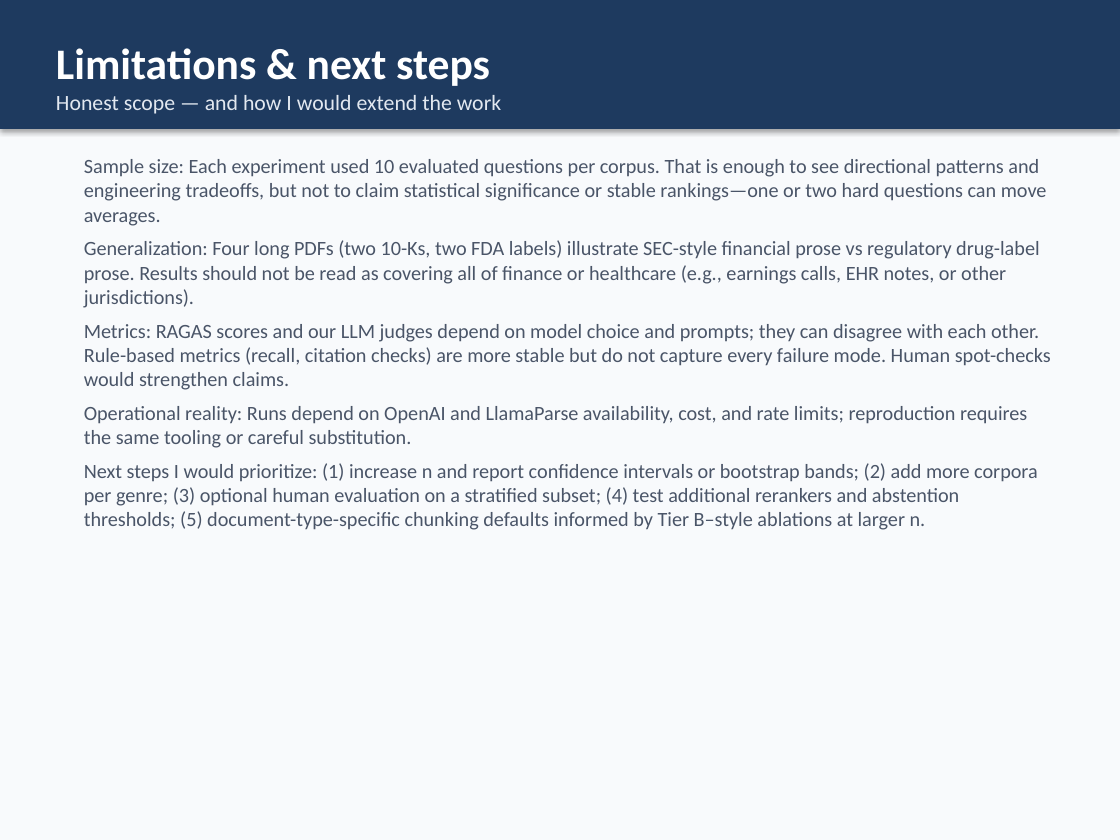
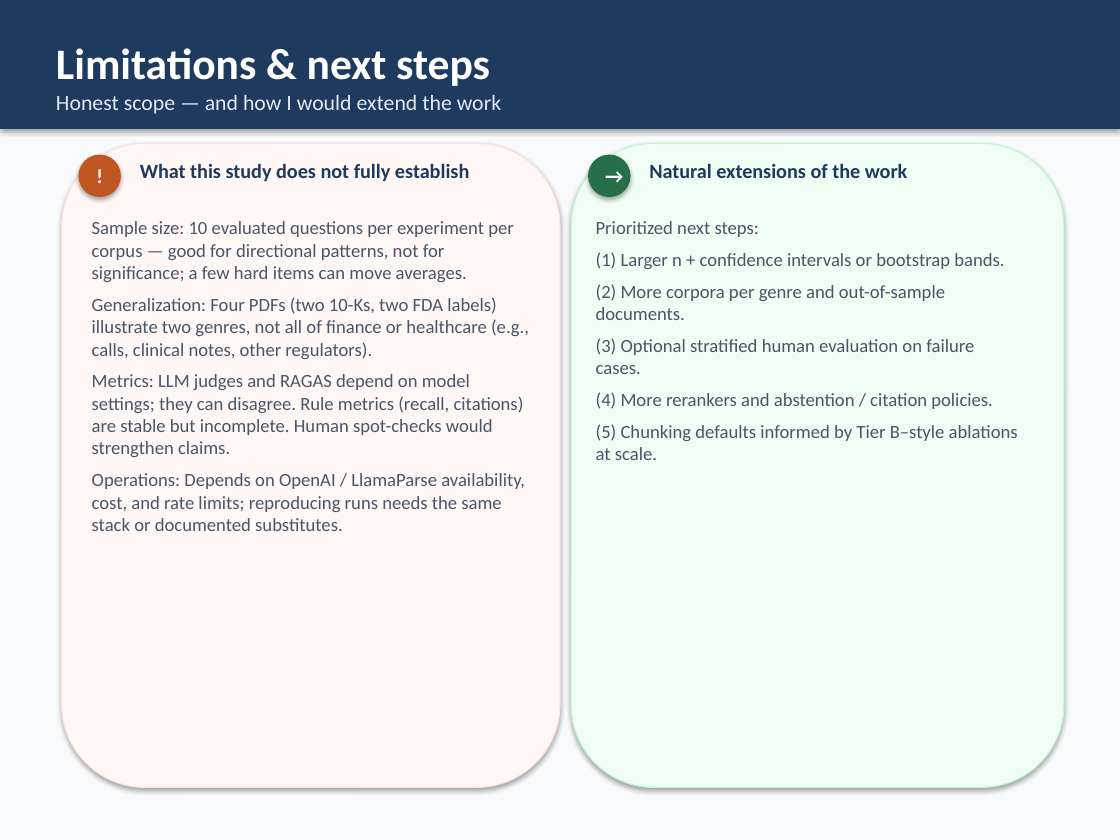
Before and after one commit to TrevorConnolly/FinanceQAHallucinations, a slide deck: slide 12 of outputs/presentation/RAG_Hallucination_Capstone.pptx. Drawn at 1120x840 pixels with LibreOffice and Linux fonts; fonts in the diff are those of the drawing. Boxes give left, top, right and bottom in pixels: in the first picture for what was removed or moved away, otherwise in the second. Text is boxed around its words. In the diff, an @@ line names an element or a change of style, - is before the commit and + after.

```diff
--- a/outputs/presentation/RAG_Hallucination_Capstone.pptx
+++ b/outputs/presentation/RAG_Hallucination_Capstone.pptx
@@ rounded rectangle added at (x1=62, y1=143, x2=560, y2=787), fill #FFF7F5, outline #FEE2E2 0.75 pt @@
@@ rounded rectangle added at (x1=571, y1=143, x2=1064, y2=787), fill #F0FDF4, outline #BBF7D0 0.75 pt @@
@@ ellipse added at (x1=78, y1=155, x2=121, y2=197), fill #C05621, 13 pt, text #FFFFFF, bold @@
+!
@@ text added at (x1=140, y1=163, x2=469, y2=181), 13 pt, text #1E3A5F, bold @@
+What this study does not fully establish
@@ ellipse added at (x1=588, y1=155, x2=631, y2=197), fill #276F47, 13 pt, text #FFFFFF, bold @@
+→
@@ text added at (x1=649, y1=163, x2=908, y2=178), 13 pt, text #1E3A5F, bold @@
+Natural extensions of the work
@@ text at (x1=92, y1=221, x2=529, y2=531): text changed; size 13 to 12 pt @@
-Sample size: Each experiment used 10 evaluated questions per corpus. That is enough to see directional patterns and engineering tradeoffs, but not to claim statistical significance or stable rankings—one or two hard questions can move averages.
-Generalization: Four long PDFs (two 10-Ks, two FDA labels) illustrate SEC-style financial prose vs regulatory drug-label prose. Results should not be read as covering all of finance or healthcare (e.g., earnings calls, EHR notes, or other jurisdictions).
-Metrics: RAGAS scores and our LLM judges depend on model choice and prompts; they can disagree with each other. Rule-based metrics (recall, citation checks) are more stable but do not capture every failure mode. Human spot-checks would strengthen claims.
-Operational reality: Runs depend on OpenAI and LlamaParse availability, cost, and rate limits; reproduction requires the same tooling or careful substitution.
-Next steps I would prioritize: (1) increase n and report confidence intervals or bootstrap bands; (2) add more corpora per genre; (3) optional human evaluation on a stratified subset; (4) test additional rerankers and abstention thresholds; (5) document-type-specific chunking defaults informed by Tier B–style ablations at larger n.
+Sample size: 10 evaluated questions per experiment per corpus — good for directional patterns, not for significance; a few hard items can move averages.
+Generalization: Four PDFs (two 10-Ks, two FDA labels) illustrate two genres, not all of finance or healthcare (e.g., calls, clinical notes, other regulators).
+Metrics: LLM judges and RAGAS depend on model settings; they can disagree. Rule metrics (recall, citations) are stable but incomplete. Human spot-checks would strengthen claims.
+Operations: Depends on OpenAI / LlamaParse availability, cost, and rate limits; reproducing runs needs the same stack or documented substitutes.
@@ text added at (x1=596, y1=221, x2=1018, y2=460), 12 pt, text #4A5568 @@
+Prioritized next steps:
+(1) Larger n + confidence intervals or bootstrap bands.
+(2) More corpora per genre and out-of-sample documents.
+(3) Optional stratified human evaluation on failure cases.
+(4) More rerankers and abstention / citation policies.
+(5) Chunking defaults informed by Tier B–style ablations at scale.
```
Also in this commit, not shown: 1 other slide changed, 1 other file.
